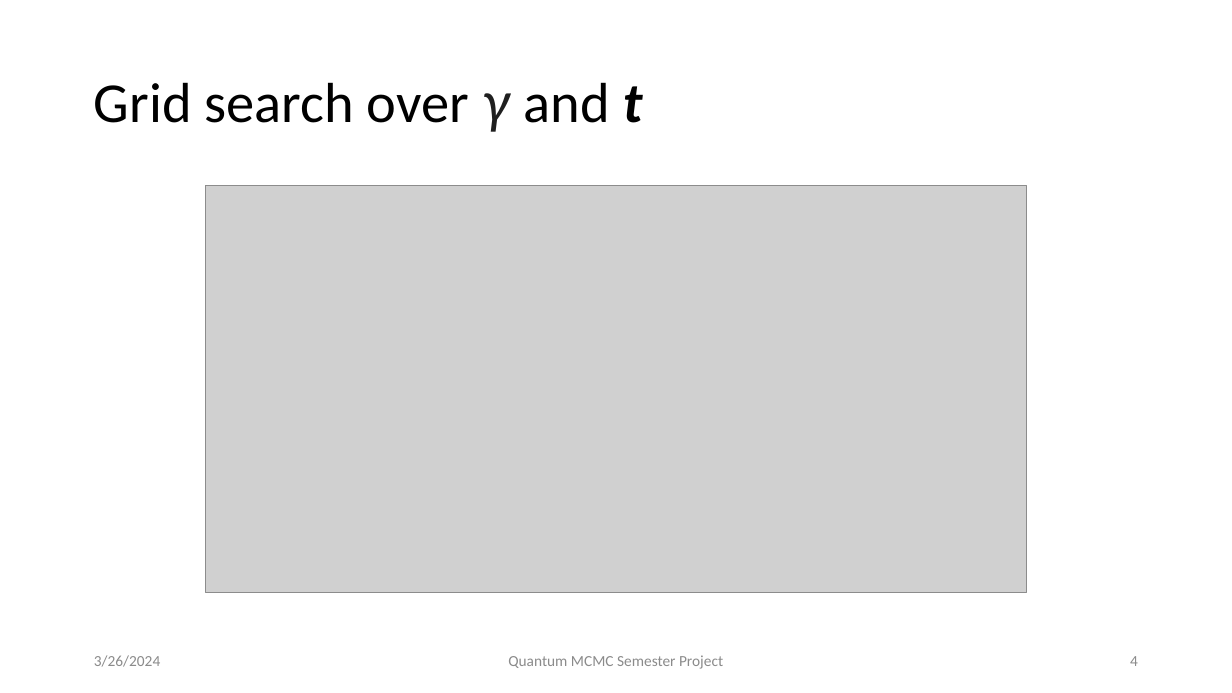
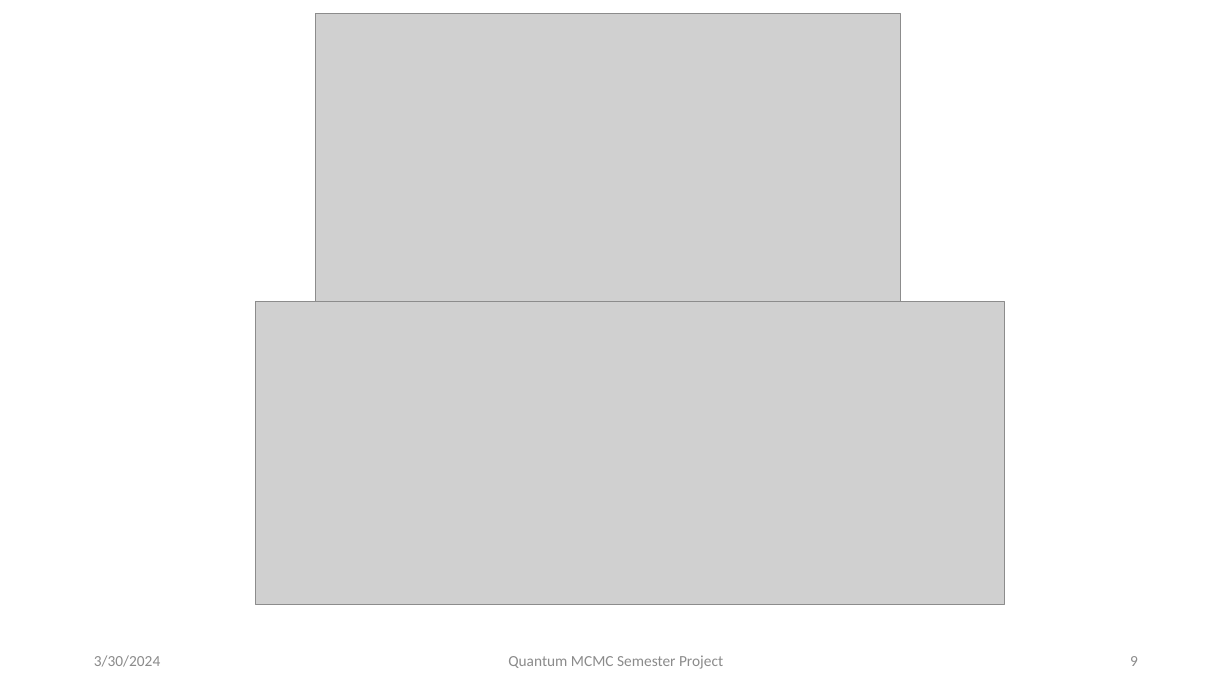
Before and after one commit to petr-ivashkov/quantum-mcmc, a slide deck: slide 9 of slides/progress_presentation_1.pptx (slide 4 before the commit). Drawn at 1232x693 pixels with LibreOffice and Linux fonts; fonts in the diff are those of the drawing; grey boxes stand for pictures. Boxes give left, top, right and bottom in pixels: in the first picture for what was removed or moved away, otherwise in the second. Text is boxed around its words. In the diff, an @@ line names an element or a change of style, - is before the commit and + after.

Commit message:
more grid search

```diff
--- a/slides/progress_presentation_1.pptx
+++ b/slides/progress_presentation_1.pptx
@@ picture added at <box>315,14,901,308</box> @@
@@ title removed at <box>94,82,643,132</box> @@
-Grid search over γ and t
@@ picture: place and size @@
-picture at <box>205,185,1027,592</box>
+picture at <box>255,302,1005,605</box>
@@ text at <box>94,655,160,667</box>: text changed @@
-3/26/2024
+3/30/2024
@@ page number at <box>1130,656,1138,666</box>: text changed @@
-4
+9
```
Also in this commit, not shown: 3 other slides changed, 10 slides added, 2 other files.
